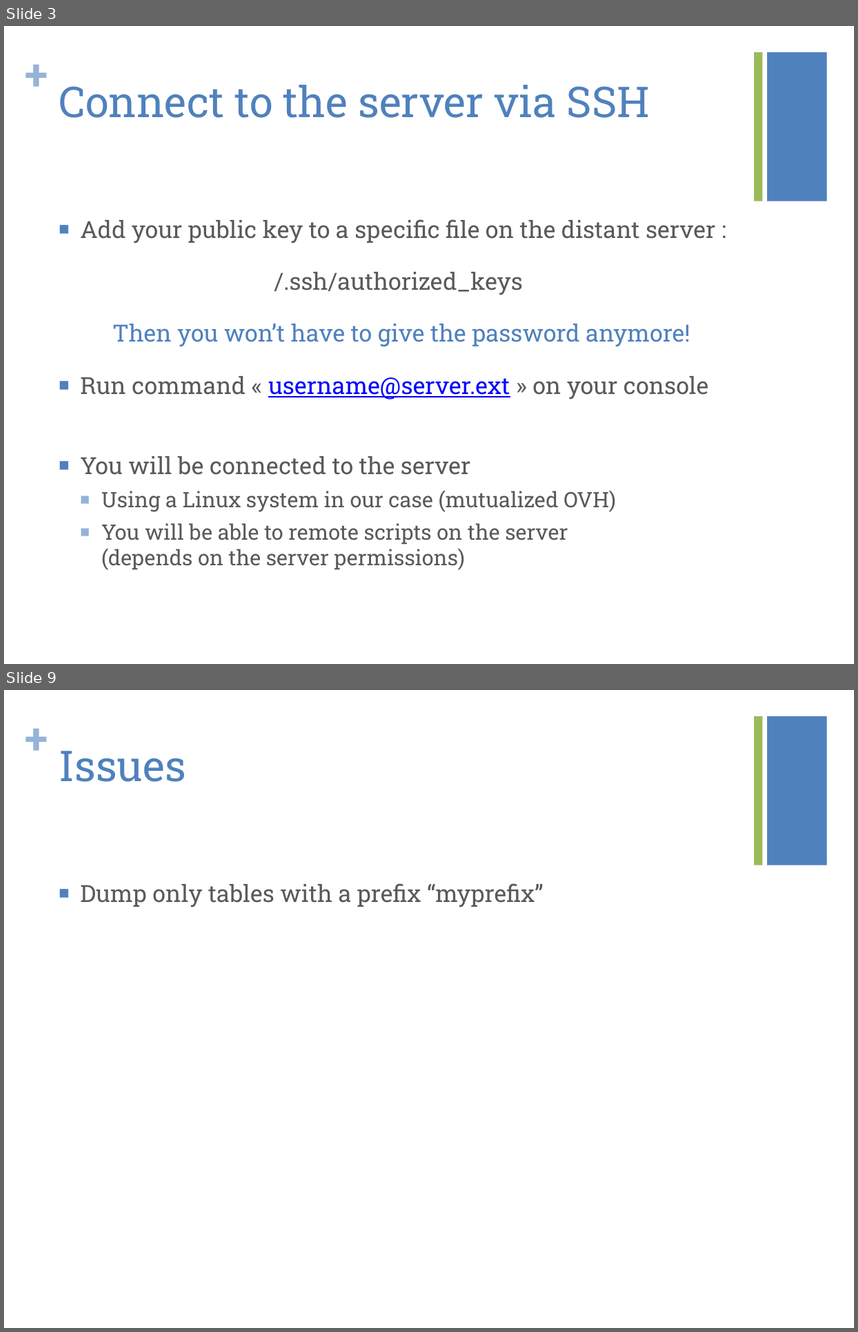
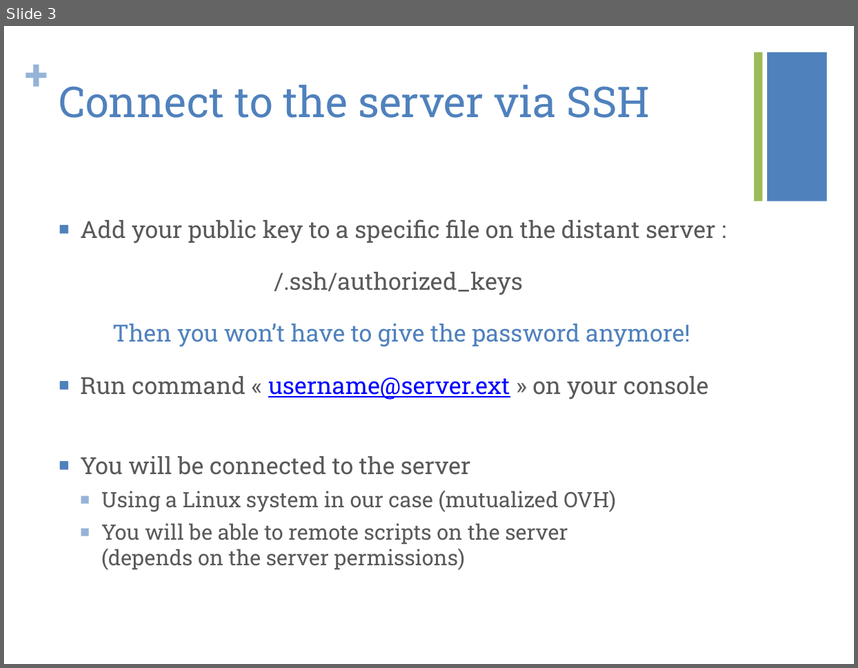
Before and after one commit to kiago/isepse2014, a slide deck: projects/easyBackup/easyBackupPresentation.pptx. Shown one above the other, each under a label of ours: slides 3 and 9 before the commit, slide 3 after it; the slides between them are not shown. The pictures are 858x1332 and 858x668 pixels, drawn with LibreOffice and Linux fonts; fonts in the diff are those of the drawing. Boxes give left, top, right and bottom in pixels: in the first picture for what was removed or moved away, otherwise in the second. Text is boxed around its words. In the diff, an @@ line names an element or a change of style, - is before the commit and + after.

```diff
--- a/projects/easyBackup/easyBackupPresentation.pptx
+++ b/projects/easyBackup/easyBackupPresentation.pptx
@@ slide 9 removed at (4,690,854,1328), background #FFFFFF; not listed: 3 template elements that a slide beside it also shows @@
@@ title removed at (59,751,185,782) @@
-Issues
@@ text removed at (80,883,544,907) @@
-■ Dump only tables with a prefix “myprefix”
```
Also in this commit, not shown: 7 slides changed, 2 slides added, 1 other slide removed.
